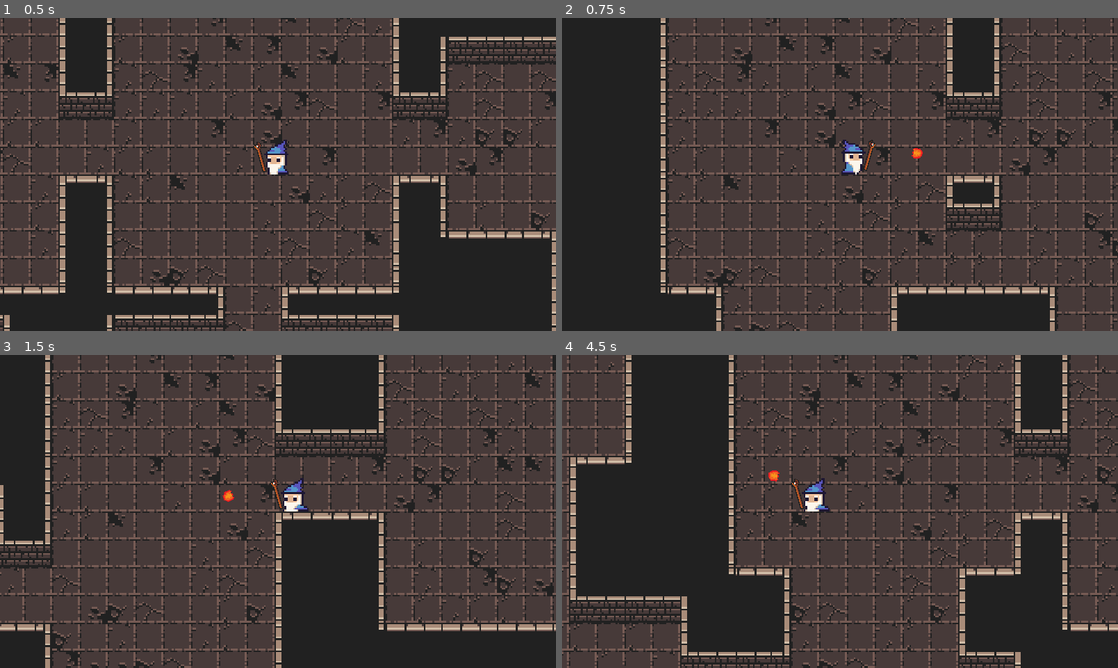
Above: before the commit, frames 1-4 (two rows, left to right).
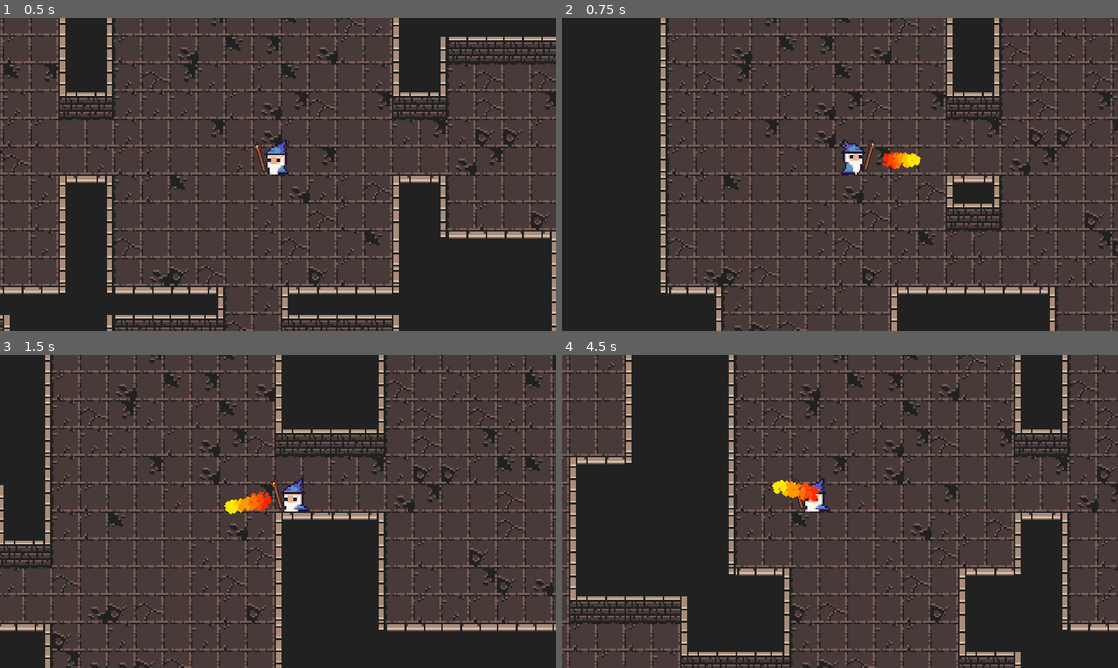
Above: after the commit, the same moments.

Repository: Erdandrej/Dungeoneers
Game: Godot game, scene res://Dungeon/World.tscn
Two runs of this game, one before a commit and one after it. Both use one fixed random seed, a clock stepped at 60 frames per second and the inputs below.
Inputs (mouse positions are in pixels of both pictures, inside the frame that each line leads up to):
- Up to frame 1 (0.5 s): no input
- Up to frame 2 (0.75 s): tap Enter (ui_accept) at 0.5 s; move the mouse to (962, 158) at 0.52 s; press the mouse at (962, 158) at 0.53 s; hold D (right) from 0.53 s (still down)
- Up to frame 3 (1.5 s): tap Enter (ui_accept) at 0.77 s; move the mouse to (166, 527) at 1.27 s; release D (right) at 1.28 s; release the mouse at (166, 527) at 1.28 s; hold S (down) from 1.28 s (still down); click (166, 527) at 1.35 s
- Up to frame 4 (4.5 s): tap Enter (ui_accept) at 1.52, 3.02, 3.77 s; move the mouse to (895, 442) at 2.02 s; release S (down) at 2.03 s; press the mouse at (895, 442) at 2.03 s; hold D (right) 2.03-2.78 s; move the mouse to (812, 574) at 2.77 s; release the mouse at (812, 574) at 2.78 s; hold W (up) 2.78-3.53 s; click (812, 574) at 2.85 s; move the mouse to (1006, 558) at 3.52 s; press the mouse at (1006, 558) at 3.53 s; hold A (left) from 3.53 s (still down); move the mouse to (673, 464) at 4.27 s; release the mouse at (673, 464) at 4.28 s; click (673, 464) at 4.35 s

Frame 1 is identical in both runs. In frame 2, 0.3% of the frame differs, in the area x 57-65%, y 41-49%; in frame 3, 0.4%, in the area x 40-49%, y 43-51%; in frame 4, 0.4%.

Commit message:
Add particles for projectile

Diff:
--- a/Dungeoneers/Player/Player.tscn
+++ b/Dungeoneers/Player/Player.tscn
@@ -147,7 +147,7 @@
 texture = ExtResource( 3 )
 
 [node name="Cast_Point" type="Position2D" parent="Weapon_Pivot/Sprite"]
-position = Vector2( 0.0528927, -10.917 )
+position = Vector2( -0.252706, 5.2644 )
 
 [node name="Sprite" type="Sprite" parent="."]
 material = SubResource( 5 )
--- a/Dungeoneers/Projectiles/Projectile.tscn
+++ b/Dungeoneers/Projectiles/Projectile.tscn
@@ -10,6 +10,27 @@
 [sub_resource type="CircleShape2D" id=1]
 radius = 3.0
 
+[sub_resource type="Gradient" id=3]
+offsets = PoolRealArray( 0, 0.481481, 1 )
+colors = PoolColorArray( 1, 0.914063, 0, 1, 1, 0.46875, 0, 1, 1, 0, 0, 0.784314 )
+
+[sub_resource type="GradientTexture" id=4]
+gradient = SubResource( 3 )
+
+[sub_resource type="ParticlesMaterial" id=7]
+emission_shape = 1
+emission_sphere_radius = 3.0
+flag_disable_z = true
+direction = Vector3( 0, 0, 0 )
+gravity = Vector3( 0, 0, 0 )
+initial_velocity = 35.0
+angular_velocity = 350.0
+orbit_velocity = 0.0
+orbit_velocity_random = 0.0
+angle = 45.0
+scale = 2.0
+color_ramp = SubResource( 4 )
+
 [node name="Projectile" type="RigidBody2D"]
 collision_layer = 32
 collision_mask = 0
@@ -17,6 +38,7 @@
 script = ExtResource( 3 )
 
 [node name="Sprite" type="Sprite" parent="."]
+visible = false
 scale = Vector2( 0.25, 0.25 )
 texture = ExtResource( 1 )
 
@@ -30,6 +52,12 @@
 
 [node name="CollisionShape2D" parent="Hitbox" index="0"]
 shape = SubResource( 1 )
+
+[node name="Particles2D" type="Particles2D" parent="."]
+amount = 150
+lifetime = 0.1
+local_coords = false
+process_material = SubResource( 7 )
 [connection signal="area_entered" from="Hitbox" to="." method="_on_Hitbox_area_entered"]
 [connection signal="body_entered" from="Hitbox" to="." method="_on_Hitbox_body_entered"]
 
Binary file added: Dungeoneers/Effects/circle_particle.png
Not shown, added: Dungeoneers/Effects/circle_particle.png.import
Not shown: 1 places in Dungeoneers/Projectiles/Projectile.tscn that only renumber resources
